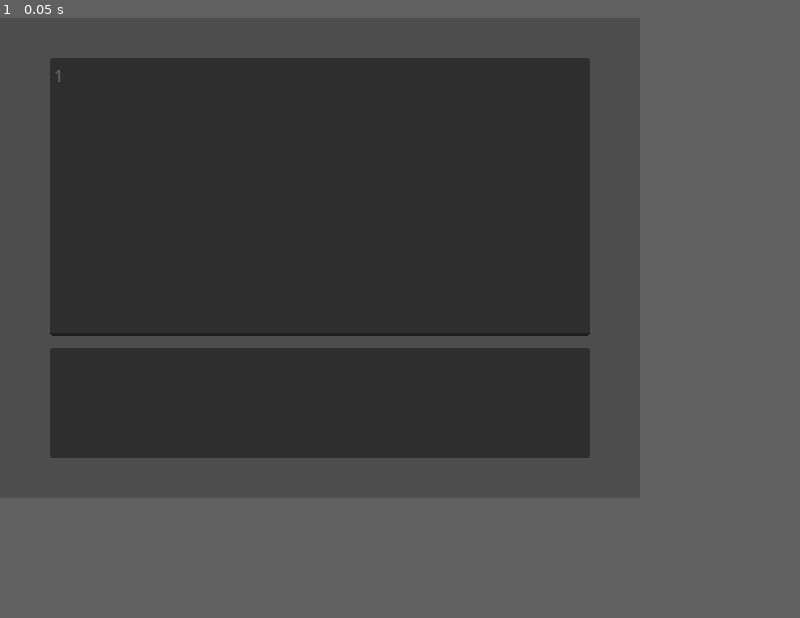
Above: before the commit, frame 1.
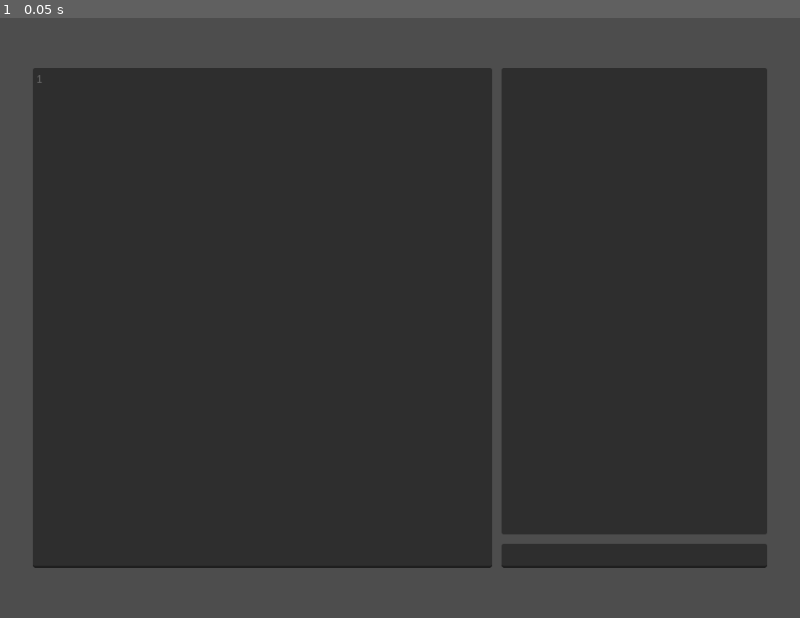
Above: after the commit, the same moment.

Repository: wanpst/stutter
Game: Godot game, scene res://scenes/codespace.tscn
Two runs of this game, one before a commit and one after it. Both use one fixed random seed, a clock stepped at 60 frames per second and the inputs below.
Inputs:
- Up to frame 1 (0.05 s): no input
The window is 640x480 before the commit and 800x600 after it. Grey fills any space a smaller window leaves; there, only what the larger window draws over its background counts as a difference.

The runs differ from the first frame. In frame 1, 28% of the frame differs, in the area x 0-100%, y 0-100%.

Commit message:
feat: interface overhaul

Diff:
--- a/project.godot
+++ b/project.godot
@@ -18,8 +18,8 @@
 
 [display]
 
-window/size/viewport_width=640
-window/size/viewport_height=480
+window/size/viewport_width=1024
+window/size/viewport_height=768
 window/stretch/aspect="ignore"
 
 [filesystem]
@@ -30,7 +30,12 @@
 
 codespace_eval_sexpr={
 "deadzone": 0.5,
-"events": [Object(InputEventKey,"resource_local_to_scene":false,"resource_name":"","device":0,"window_id":0,"alt_pressed":false,"shift_pressed":false,"ctrl_pressed":true,"meta_pressed":false,"pressed":false,"keycode":69,"physical_keycode":69,"key_label":69,"unicode":0,"echo":false,"script":null)
+"events": [Object(InputEventKey,"resource_local_to_scene":false,"resource_name":"","device":-1,"window_id":0,"alt_pressed":false,"shift_pressed":false,"ctrl_pressed":true,"meta_pressed":false,"pressed":false,"keycode":69,"physical_keycode":0,"key_label":0,"unicode":101,"echo":false,"script":null)
+]
+}
+codespace_clear_output={
+"deadzone": 0.5,
+"events": [Object(InputEventKey,"resource_local_to_scene":false,"resource_name":"","device":-1,"window_id":0,"alt_pressed":false,"shift_pressed":false,"ctrl_pressed":true,"meta_pressed":false,"pressed":false,"keycode":76,"physical_keycode":0,"key_label":0,"unicode":108,"echo":false,"script":null)
 ]
 }
 
--- a/scenes/codespace.gd
+++ b/scenes/codespace.gd
@@ -44,6 +44,14 @@
 		get_viewport().set_input_as_handled()
 		if not code_edit.text.is_empty():
 			rep(code_edit.text)
+	if event.is_action_pressed("codespace_clear_output"):
+		get_viewport().set_input_as_handled()
+		output.clear()
+
+
+func _on_prompt_text_submitted(new_text: String) -> void:
+	if not new_text.is_empty():
+		Codespace.print_to_output(rep(new_text))
 
 
 static func print_to_output(input: String) -> void:
@@ -52,7 +60,7 @@
 
 
 func read(input: String) -> StType:
-	return Reader.new().read_str(input)
+	return Reader.new().read_str("(do " + input + ")")
 
 
 func put(input: StType) -> String:
@@ -63,6 +71,5 @@
 	return StType.pr_str(input, true)
 
 
-func rep(input: String) -> void:
-	var result := put(Eval.eval(read(input), repl_env))
-	Codespace.print_to_output(result)
+func rep(input: String) -> String:
+	return put(Eval.eval(read(input), repl_env))
--- a/scenes/codespace.tscn
+++ b/scenes/codespace.tscn
@@ -1,6 +1,16 @@
-[gd_scene load_steps=2 format=3 uid="uid://cqmce3iyuu0pp"]
+[gd_scene load_steps=4 format=3 uid="uid://cqmce3iyuu0pp"]
 
 [ext_resource type="Script" path="res://scenes/codespace.gd" id="1_muhnm"]
+[ext_resource type="FontFile" uid="uid://cm8nhy03cg7ch" path="res://assets/fonts/Hack-Regular.ttf" id="2_xdqd3"]
+
+[sub_resource type="CodeHighlighter" id="CodeHighlighter_g2of6"]
+number_color = Color(0.717647, 0.917647, 0.858824, 1)
+symbol_color = Color(0.670588, 0.788235, 1, 1)
+function_color = Color(0.87451, 0.87451, 0.87451, 1)
+member_variable_color = Color(0.87451, 0.87451, 0.87451, 1)
+color_regions = {
+"\" \"": Color(1, 0.929412, 0.627451, 1)
+}
 
 [node name="Codespace" type="Control"]
 layout_mode = 3
@@ -9,29 +19,35 @@
 anchor_bottom = 1.0
 grow_horizontal = 2
 grow_vertical = 2
+focus_mode = 1
 script = ExtResource("1_muhnm")
 metadata/_edit_lock_ = true
 
-[node name="VSplitContainer" type="VSplitContainer" parent="."]
-custom_minimum_size = Vector2(540, 400)
-layout_mode = 1
-anchors_preset = 8
+[node name="VSplitContainer" type="HSplitContainer" parent="."]
+custom_minimum_size = Vector2(940, 640)
+layout_mode = 2
 anchor_left = 0.5
 anchor_top = 0.5
 anchor_right = 0.5
 anchor_bottom = 0.5
-offset_left = -200.0
-offset_top = -100.0
-offset_right = 200.0
-offset_bottom = 100.0
+offset_left = -470.0
+offset_top = -265.0
+offset_right = 470.0
+offset_bottom = 265.0
 grow_horizontal = 2
 grow_vertical = 2
-split_offset = 84
+split_offset = -340
 
 [node name="CodeEdit" type="CodeEdit" parent="VSplitContainer"]
 unique_name_in_owner = true
 layout_mode = 2
+size_flags_horizontal = 3
 size_flags_vertical = 3
+theme_override_fonts/font = ExtResource("2_xdqd3")
+theme_override_font_sizes/font_size = 14
+highlight_all_occurrences = true
+draw_tabs = true
+syntax_highlighter = SubResource("CodeHighlighter_g2of6")
 scroll_smooth = true
 scroll_past_end_of_file = true
 gutters_draw_line_numbers = true
@@ -44,19 +60,22 @@
 "{": "}"
 }
 
-[node name="OutputPanel" type="PanelContainer" parent="VSplitContainer"]
+[node name="REPL" type="VSplitContainer" parent="VSplitContainer"]
+layout_mode = 2
+
+[node name="OutputPanel" type="PanelContainer" parent="VSplitContainer/REPL"]
 layout_mode = 2
 size_flags_vertical = 3
 focus_mode = 2
 
-[node name="MarginContainer" type="MarginContainer" parent="VSplitContainer/OutputPanel"]
+[node name="MarginContainer" type="MarginContainer" parent="VSplitContainer/REPL/OutputPanel"]
 layout_mode = 2
 theme_override_constants/margin_left = 8
 theme_override_constants/margin_top = 8
 theme_override_constants/margin_right = 8
 theme_override_constants/margin_bottom = 8
 
-[node name="OutputLabel" type="RichTextLabel" parent="VSplitContainer/OutputPanel/MarginContainer"]
+[node name="OutputLabel" type="RichTextLabel" parent="VSplitContainer/REPL/OutputPanel/MarginContainer"]
 unique_name_in_owner = true
 layout_mode = 2
 focus_mode = 2
@@ -64,3 +83,8 @@
 scroll_following = true
 context_menu_enabled = true
 selection_enabled = true
+
+[node name="Prompt" type="LineEdit" parent="VSplitContainer/REPL"]
+layout_mode = 2
+
+[connection signal="text_submitted" from="VSplitContainer/REPL/Prompt" to="." method="_on_prompt_text_submitted"]
Not shown, added: assets/fonts/HACK-LICENSE.txt
Binary file added: assets/fonts/Hack-Bold.ttf
Not shown, added: assets/fonts/Hack-Bold.ttf.import
Binary file added: assets/fonts/Hack-BoldItalic.ttf
Not shown, added: assets/fonts/Hack-BoldItalic.ttf.import
Binary file added: assets/fonts/Hack-Italic.ttf
Not shown, added: assets/fonts/Hack-Italic.ttf.import
Binary file added: assets/fonts/Hack-Regular.ttf
Not shown, added: assets/fonts/Hack-Regular.ttf.import
